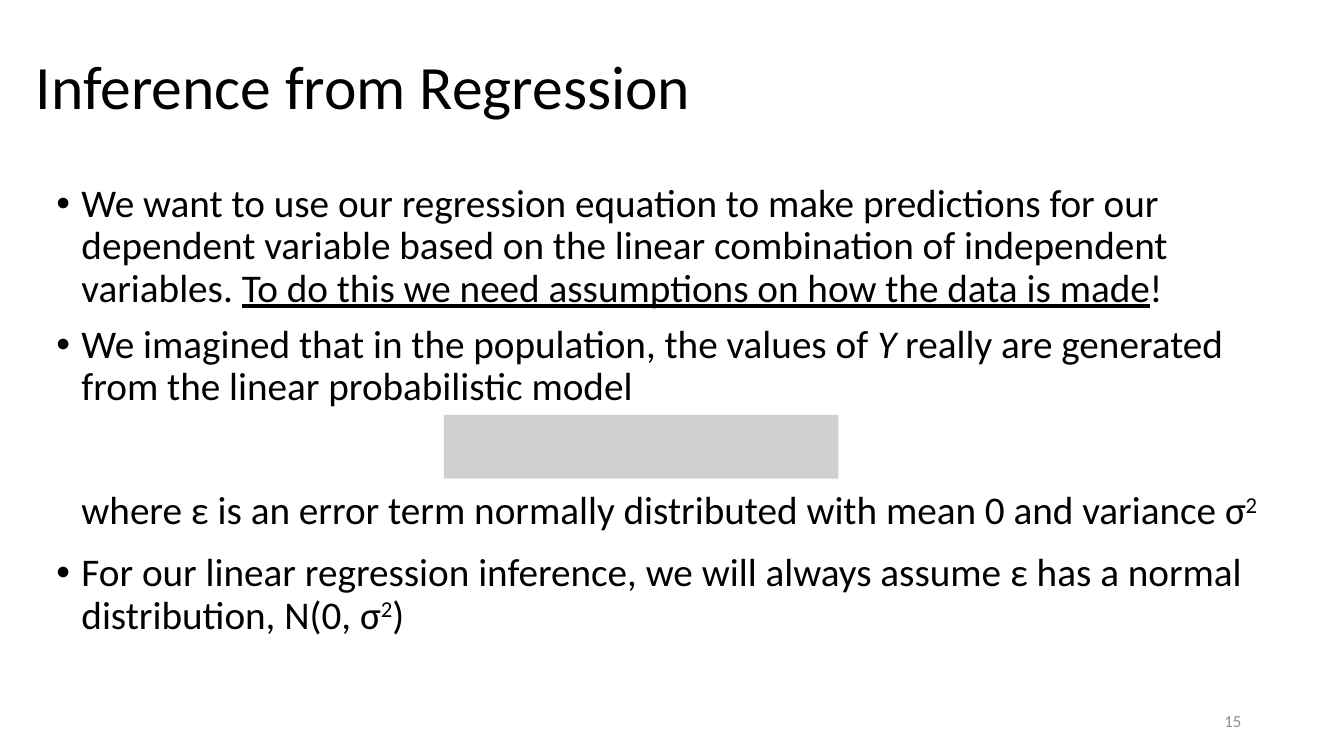
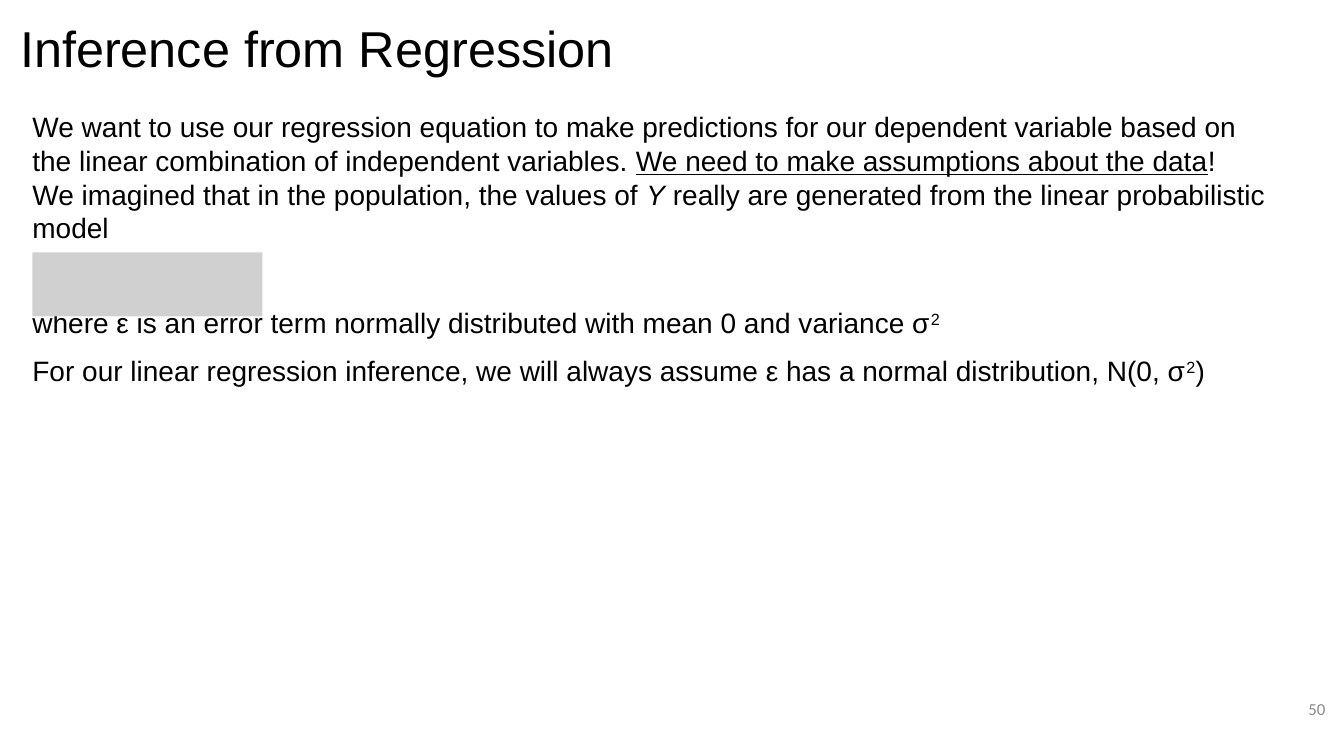
Before and after one commit to issues-osu/statsii-spring2026, a slide deck: slide 50 of slides/MLR/lecture.pptx (slide 15 before the commit). Drawn at 1344x756 pixels with LibreOffice and Linux fonts; fonts in the diff are those of the drawing; grey boxes stand for pictures. Boxes give left, top, right and bottom in pixels: in the first picture for what was removed or moved away, otherwise in the second. Text is boxed around its words. In the diff, an @@ line names an element or a change of style, - is before the commit and + after.

```diff
--- a/slides/MLR/lecture.pptx
+++ b/slides/MLR/lecture.pptx
@@ title "Inference from Regression": place and size @@
-title "Inference from Regression" at (36,66,690,120)
+title "Inference from Regression" at (20,30,614,77)
@@ title "Inference from Regression" at (20,30,614,77): size 44 to 36 pt, font Calibri to Arial; line spacing 0.9 to 1; vertical alignment middle to top @@
@@ text at (32,116,1236,176): text changed; size 28 to 20 pt; font Calibri to Arial @@
-• We want to use our regression equation to make predictions for our dependent variable based on the linear combination of independent variables. To do this we need assumptions on how the data is made!
+We want to use our regression equation to make predictions for our dependent variable based on the linear combination of independent variables. We need to make assumptions about the data!
@@ text "We want to use our ...": place and size @@
-text "We want to use our ..." at (81,189,1242,635)
+text "We want to use our ..." at (32,116,1265,386)
@@ text at (32,184,1265,386): size 28 to 20 pt, font Calibri to Arial in "We imagined that in the population, the ...", "where ε is an error term normally ...", "For our linear regression inference, we will ..."; bullet • to none; line spacing 0.9 to 1; less space between paragraphs; indent changed @@
@@ picture added at (32,252,262,316) @@
@@ picture removed at (444,415,838,479) @@
@@ page number removed at (1224,716,1241,727) @@
-15
@@ page number added at (1308,704,1325,715), 12 pt, text #8C8C8C @@
+50
```
Also in this commit, not shown: 90 other slides changed, 5 slides added, 4 slides removed.
